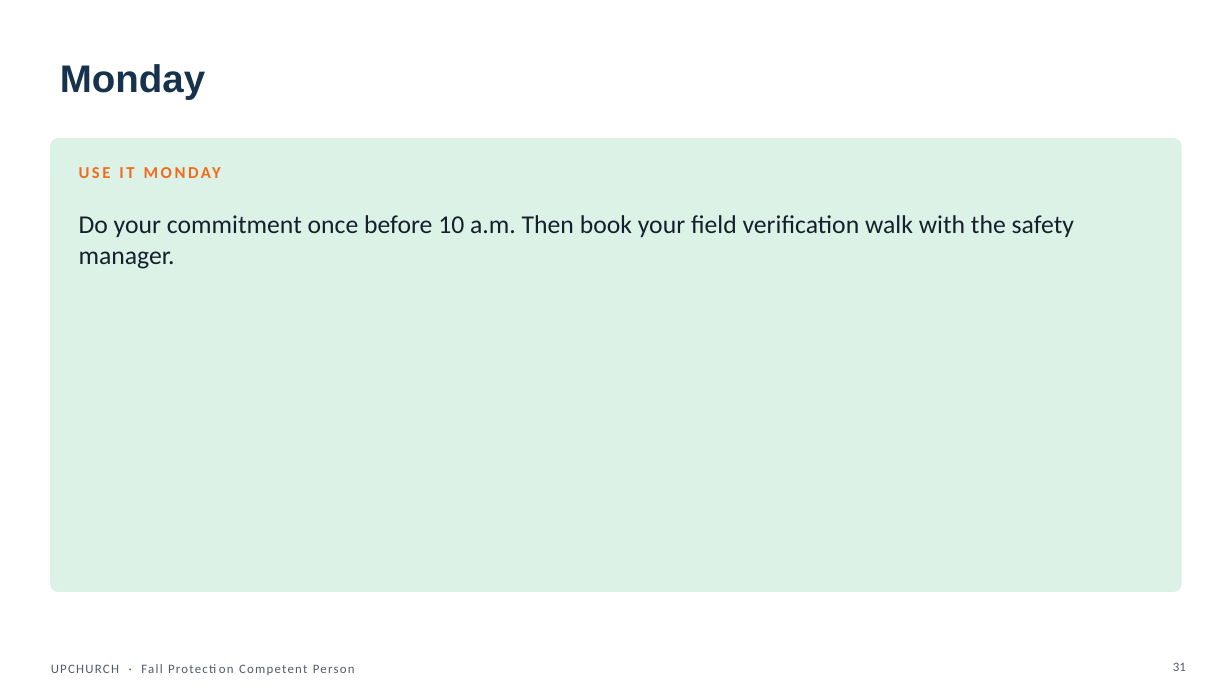
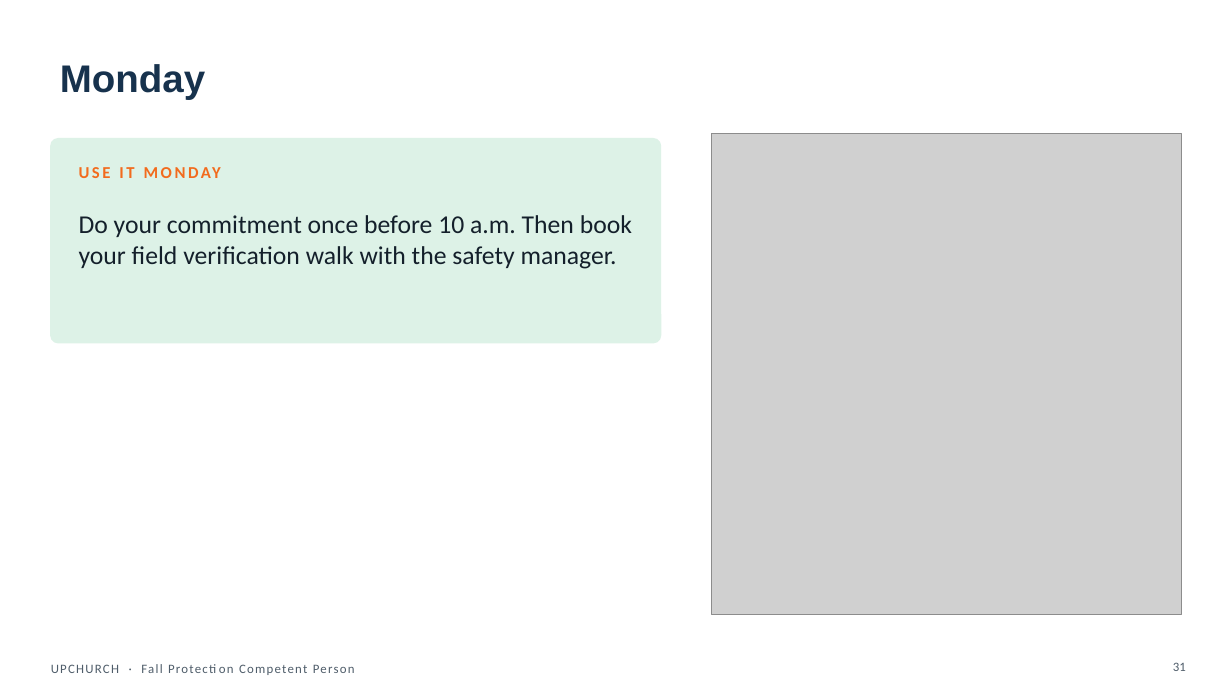
Before and after one commit to jeancastillo1983-max/index, a slide deck: slide 31 of deliverables/powerpoint/FPCP_M9_capstone-one-shift-at-riverside.pptx. Drawn at 1232x693 pixels with LibreOffice and Linux fonts; fonts in the diff are those of the drawing; grey boxes stand for pictures. Boxes give left, top, right and bottom in pixels: in the first picture for what was removed or moved away, otherwise in the second. Text is boxed around its words. In the diff, an @@ line names an element or a change of style, - is before the commit and + after.

```diff
--- a/deliverables/powerpoint/FPCP_M9_capstone-one-shift-at-riverside.pptx
+++ b/deliverables/powerpoint/FPCP_M9_capstone-one-shift-at-riverside.pptx
@@ rounded rectangle: place and size @@
-rounded rectangle at box(51, 139, 1181, 592)
+rounded rectangle at box(51, 139, 661, 343)
@@ rounded rectangle at box(51, 139, 661, 343): proportions changed @@
@@ picture added at box(712, 134, 1181, 615) @@
@@ text "USE IT MONDAY" rewrapped from box(79, 162, 1153, 199) to box(79, 162, 633, 199) @@
@@ text "Do your commitment once before ..." rewrapped from box(79, 215, 1074, 269) to box(79, 215, 632, 269) @@
```
Also in this commit, not shown: 6 other slides changed, 45 other files.
